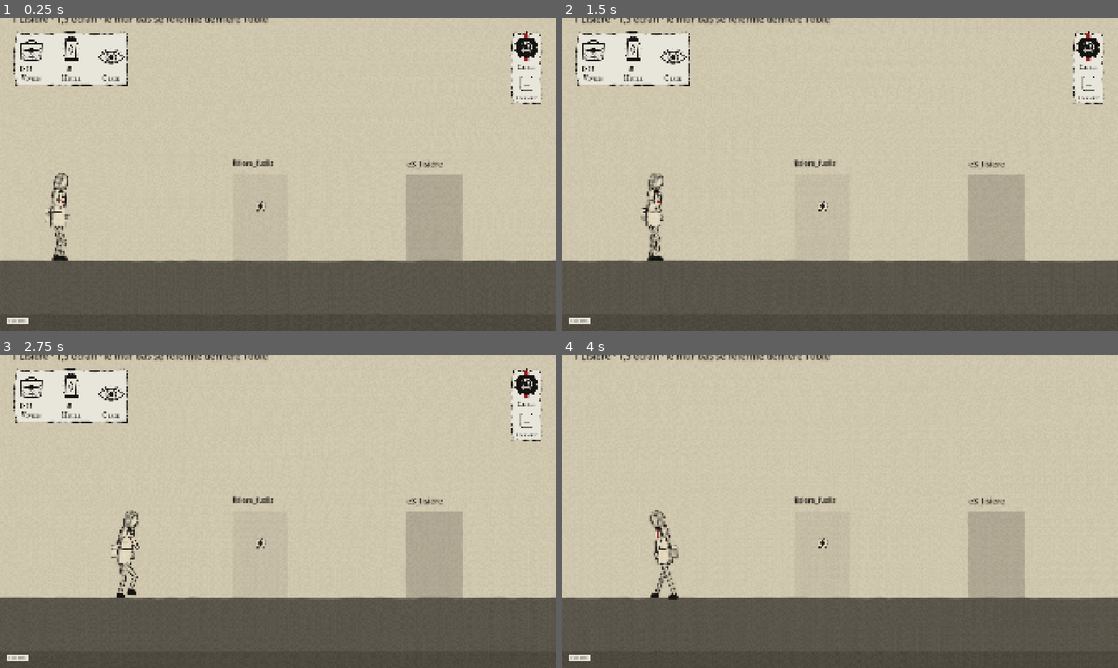
Above: before the commit, frames 1-4 (two rows, left to right).
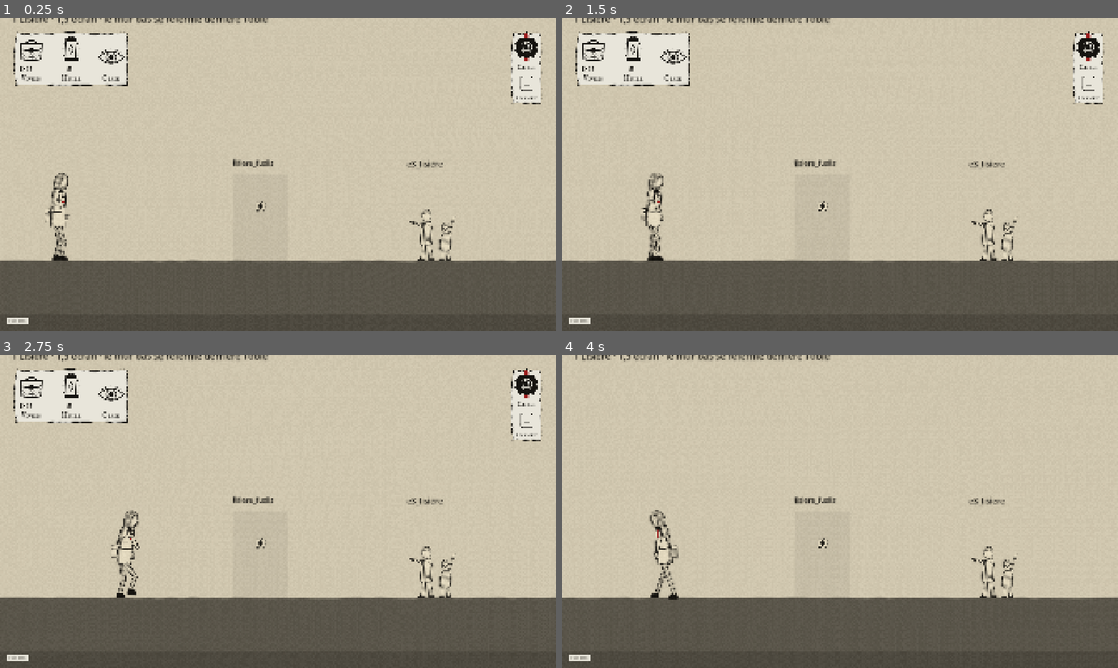
Above: after the commit, the same moments.

Repository: Mazklaus/le-dernier-pli
Game: Godot game, scene res://scenes/etapes/etape_03/etape_03.tscn
Same seed, same stepped clock (60 frames per second), same inputs: the game is played once before the commit and once after it. This scene is started directly instead of the project's main scene.
Inputs (mouse positions are in pixels of both pictures, inside the frame that each line leads up to):
- Up to frame 1 (0.25 s): no input
- Up to frame 2 (1.5 s): tap Enter (ui_accept) at 0.5, 0.77 s; move the mouse to (962, 158) at 0.52 s; hold D (deplacer_droite) 0.53-1.25 s; tap 1 (choix_1) at 0.6 s; click (962, 158) at 0.67 s; drag from (728, 190) to (823, 237) at 1.27 s
- Up to frame 3 (2.75 s): move the mouse to (333, 442) at 2.02 s; hold D (deplacer_droite) from 2.03 s (still down); tap 3 (choix_3) at 2.1 s
- Up to frame 4 (4 s): release D (deplacer_droite) at 2.75 s; drag from (812, 574) to (673, 464) at 2.77 s; move the mouse to (1006, 558) at 3.52 s; press the mouse at (1006, 558) at 3.53 s; hold A (deplacer_gauche) from 3.53 s (still down); tap Enter (ui_accept) at 3.77 s

The runs differ from the first frame. In frame 1, 2.6% of the frame differs, in the area x 73-84%, y 50-78%; in frame 2, 2.6%; in frame 3, 2.6%; in frame 4, 2.6%.

Commit message:
Pose les personnages de l'étape 3 : compagnons de la noce et cortège de la procession
Co-Authored-By: Claude Opus 5.5 <noreply@anthropic.com>
Claude-Session: https://claude.ai/code/session_011WbKxDzNKL8tj2JSWv4M3w

Diff:
--- a/scenes/etapes/etape_03/etape_03.tscn
+++ b/scenes/etapes/etape_03/etape_03.tscn
@@ -124,6 +124,7 @@
 [node name="e3_lisiere" parent="Surface/Lisiere" instance=ExtResource("7")]
 position = Vector2(1500, 900)
 rencontre_id = &"e3_lisiere"
+personnage = &"enfants"
 dialogue = ExtResource("9")
 libelle = "Regarder les enfants"
 une_seule_fois = true
@@ -243,6 +244,10 @@
 [node name="e3_noce" parent="Surface/RuePlace" instance=ExtResource("7")]
 position = Vector2(2420, 900)
 rencontre_id = &"e3_noce"
+compagnons = {
+&"rose": Vector2(-200, 0),
+&"violoneux": Vector2(200, 0)
+}
 dialogue = ExtResource("11")
 libelle = "Rejoindre la noce"
 une_seule_fois = true
--- a/scenes/etapes/etape_03/lieux/chemin_nuit.tscn
+++ b/scenes/etapes/etape_03/lieux/chemin_nuit.tscn
@@ -108,6 +108,8 @@
 [node name="e3_procession_champs" parent="Rencontres" instance=ExtResource("1")]
 position = Vector2(1800, 900)
 rencontre_id = &"e3_procession_champs"
+personnage = &"procession"
+cortege = 4
 dialogue = ExtResource("2")
 libelle = "Rejoindre les villageois"
 titre = "champs"
--- a/scenes/etapes/etape_03/lieux/clocher.tscn
+++ b/scenes/etapes/etape_03/lieux/clocher.tscn
@@ -166,6 +166,7 @@
 [node name="e3_clocher" parent="Rencontres" instance=ExtResource("2")]
 position = Vector2(1300, 900)
 rencontre_id = &"e3_clocher"
+personnage = &"sonneur"
 dialogue = ExtResource("4")
 libelle = "Parler au sonneur"
 une_seule_fois = true
--- a/scenes/etapes/etape_03/lieux/maison_ilde.tscn
+++ b/scenes/etapes/etape_03/lieux/maison_ilde.tscn
@@ -169,6 +169,7 @@
 [node name="e3_ilde" parent="Rencontres" instance=ExtResource("2")]
 position = Vector2(1100, 900)
 rencontre_id = &"e3_ilde"
+personnage = &"ilde"
 dialogue = ExtResource("4")
 libelle = "Parler à Ilde"
 une_seule_fois = true
--- a/scenes/interactions/declencheur_dialogue/declencheur_dialogue.gd
+++ b/scenes/interactions/declencheur_dialogue/declencheur_dialogue.gd
@@ -32,6 +32,13 @@
 ## Personnage dessiné de la rencontre (planche chr_<nom>_repos_01 de la DA), posé aux pieds du
 ## déclencheur ; masque le rectangle « Visuel » de la maquette. Vide : pas de personnage.
 @export var personnage: StringName
+## Autres personnages de la rencontre, avec leur décalage depuis le déclencheur
+## (ex. la noce : {&"rose": Vector2(-200, 0), &"violoneux": Vector2(200, 0)}).
+@export var compagnons: Dictionary = {}
+## Cortège : nombre de silhouettes de `personnage` alignées vers la gauche tous les
+## `ecart_cortege` px, déphasées d'une image (la procession de l'étape 3). 0 ou 1 : seul.
+@export var cortege: int = 0
+@export var ecart_cortege: float = 140.0
 
 var en_cours: bool = false
 var repere: RepereExamen = null
@@ -44,12 +51,30 @@
 		repere = RepereExamen.new()
 		repere.rencontre_id = rencontre_id
 		add_child(repere)
+	_poser_personnages()
+
+
+## Pose le personnage, son cortège et ses compagnons ; masque le rectangle de la maquette.
+func _poser_personnages() -> void:
 	dessin = Personnage.creer(personnage)
 	if dessin != null:
+		add_child(dessin)
+		for i in range(1, cortege):
+			var suivant := Personnage.creer(personnage)
+			suivant.name = "Cortege%d" % i
+			suivant.position = Vector2(-ecart_cortege * i, 0.0)
+			suivant.dephasage = i
+			add_child(suivant)
+	for nom: StringName in compagnons:
+		var compagnon := Personnage.creer(nom)
+		if compagnon != null:
+			compagnon.name = "Compagnon_%s" % nom
+			compagnon.position = compagnons[nom]
+			add_child(compagnon)
+	if dessin != null or not compagnons.is_empty():
 		var visuel := get_node_or_null("Visuel") as CanvasItem
 		if visuel != null:
 			visuel.visible = false
-		add_child(dessin)
 
 
 func est_verrouille() -> bool:
--- a/scenes/interactions/personnage/personnage.gd
+++ b/scenes/interactions/personnage/personnage.gd
@@ -1,7 +1,8 @@
 class_name Personnage
 extends AnimatedSprite2D
-## Personnage d'une rencontre (planches de la DA, #68, #72) : chr_<nom>_repos_01.png (ou
-## chr_<nom>_fige_01.png pour une image fixe, comme le mort de l'étape 2), images de 200×320,
+## Personnage d'une rencontre (planches de la DA, #68, #72, #84) : chr_<nom>_repos_01.png (ou
+## chr_<nom>_fige_01.png pour une image fixe, comme le mort de l'étape 2, ou
+## chr_<nom>_marche_01.png pour une marche sur place, comme la procession), images de 200×320,
 ## pieds à (100, 316) sur l'origine, de face (jamais retourné). La respiration tient chaque
 ## image 3 tics de 10 i/s, plus lente que la marche de Tobie.
 
@@ -9,10 +10,12 @@
 const IMAGES_PAR_SECONDE := SilhouetteTobie.IMAGES_PAR_SECONDE / 3.0
 
 var nom: StringName
+## Image de départ de la boucle (déphase les silhouettes d'un même cortège).
+var dephasage: int = 0
 
 
-## Planches essayées, dans l'ordre : respiration, puis image figée.
-const ANIMATIONS: Array[String] = ["repos", "fige"]
+## Planches essayées, dans l'ordre : respiration, image figée, marche sur place.
+const ANIMATIONS: Array[String] = ["repos", "fige", "marche"]
 
 
 static func chemin_planche(nom_personnage: StringName) -> String:
@@ -39,5 +42,9 @@
 	p.centered = false
 	p.offset = -SilhouetteTobie.PIEDS
 	p.texture_filter = CanvasItem.TEXTURE_FILTER_LINEAR
-	p.autoplay = String(SilhouetteTobie.REPOS)
 	return p
+
+
+func _ready() -> void:
+	play(SilhouetteTobie.REPOS)
+	frame = dephasage % maxi(1, sprite_frames.get_frame_count(SilhouetteTobie.REPOS))
--- a/tests/unit/test_personnage.gd
+++ b/tests/unit/test_personnage.gd
@@ -68,3 +68,77 @@
 				if d.dessin != null:
 					assert_eq(d.dessin.nom, e[2], String(e[1]))
 		assert_true(trouve, String(e[1]))
+
+
+## [scène, rencontre, personnage] de l'étape 3 (#84).
+const ETAPE_3 := [
+	["res://scenes/etapes/etape_03/lieux/maison_ilde.tscn", &"e3_ilde", &"ilde"],
+	["res://scenes/etapes/etape_03/lieux/clocher.tscn", &"e3_clocher", &"sonneur"],
+	["res://scenes/etapes/etape_03/lieux/chemin_nuit.tscn", &"e3_procession_champs", &"procession"],
+]
+
+
+func _declencheur(lieu: Node, rencontre: StringName) -> DeclencheurDialogue:
+	for n in lieu.find_children("*", "", true, false):
+		var d := n as DeclencheurDialogue
+		if d != null and d.rencontre_id == rencontre:
+			return d
+	return null
+
+
+func test_la_procession_marche_sur_place_en_4_images() -> void:
+	var p := Personnage.creer(&"procession")
+	assert_not_null(p)
+	assert_eq(p.sprite_frames.get_frame_count(SilhouetteTobie.REPOS), 4)
+	p.free()
+
+
+func test_un_cortege_aligne_et_dephase() -> void:
+	var d: DeclencheurDialogue = SceneDeclencheur.instantiate()
+	d.rencontre_id = &"e9_cortege"
+	d.personnage = &"procession"
+	d.cortege = 4
+	add_child_autofree(d)
+	assert_not_null(d.dessin)
+	assert_eq(d.dessin.frame, 0)
+	for i in range(1, 4):
+		var suivant := d.get_node_or_null("Cortege%d" % i) as Personnage
+		assert_not_null(suivant, "Cortege%d" % i)
+		if suivant != null:
+			assert_eq(suivant.position, Vector2(-140.0 * i, 0.0))
+			assert_eq(suivant.frame, i % 4, "déphasé d'une image")
+	assert_null(d.get_node_or_null("Cortege4"))
+
+
+func test_les_compagnons_sont_poses_a_leur_decalage() -> void:
+	var d: DeclencheurDialogue = SceneDeclencheur.instantiate()
+	d.rencontre_id = &"e9_noce"
+	d.compagnons = {&"rose": Vector2(-200, 0), &"violoneux": Vector2(200, 0), &"personne": Vector2.ZERO}
+	var visuel := ColorRect.new()
+	visuel.name = "Visuel"
+	d.add_child(visuel)
+	add_child_autofree(d)
+	assert_null(d.dessin)
+	assert_eq((d.get_node("Compagnon_rose") as Node2D).position, Vector2(-200, 0))
+	assert_eq((d.get_node("Compagnon_violoneux") as Node2D).position, Vector2(200, 0))
+	assert_null(d.get_node_or_null("Compagnon_personne"), "planche absente : rien")
+	assert_false(visuel.visible)
+
+
+func test_les_personnages_de_l_etape_3_sont_poses() -> void:
+	for e: Array in ETAPE_3:
+		var lieu: Node = add_child_autofree((load(String(e[0])) as PackedScene).instantiate())
+		var d := _declencheur(lieu, e[1])
+		assert_not_null(d, String(e[1]))
+		if d != null:
+			assert_not_null(d.dessin, String(e[1]))
+			if d.dessin != null:
+				assert_eq(d.dessin.nom, e[2], String(e[1]))
+	var etape: EtapeBase = add_child_autofree(load("res://scenes/etapes/etape_03/etape_03.tscn").instantiate())
+	assert_eq(etape.trouver_declencheur(&"e3_lisiere").dessin.nom, &"enfants")
+	var noce := etape.trouver_declencheur(&"e3_noce")
+	assert_not_null(noce.get_node_or_null("Compagnon_rose"))
+	assert_not_null(noce.get_node_or_null("Compagnon_violoneux"))
+	var champs := _declencheur(etape, &"e3_procession_champs")
+	if champs != null:
+		assert_not_null(champs.get_node_or_null("Cortege3"), "quatre silhouettes dans les champs")
